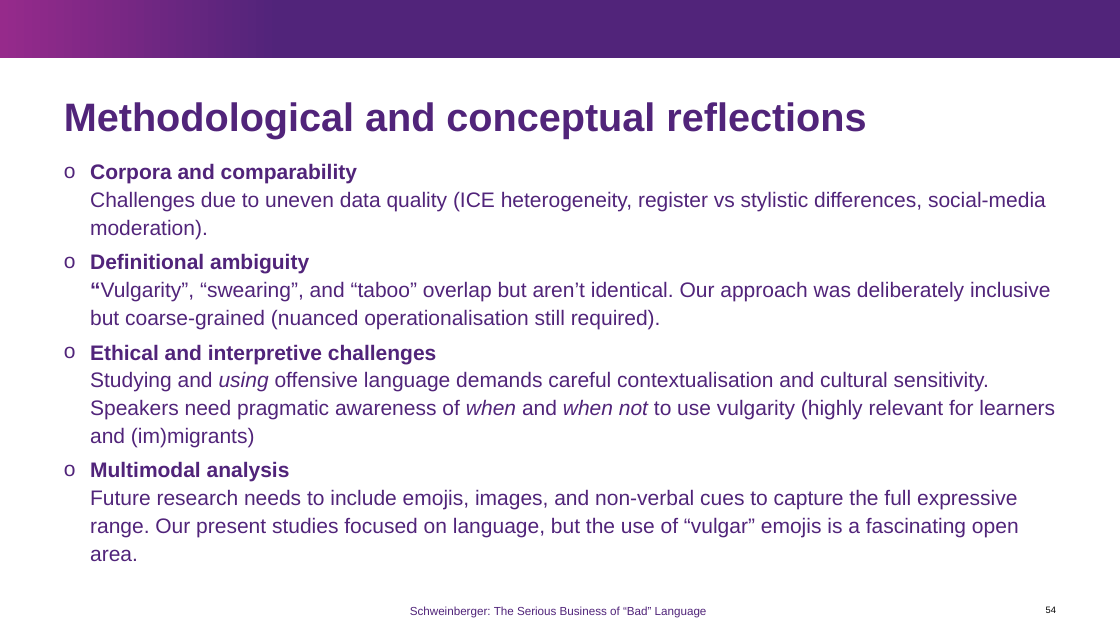
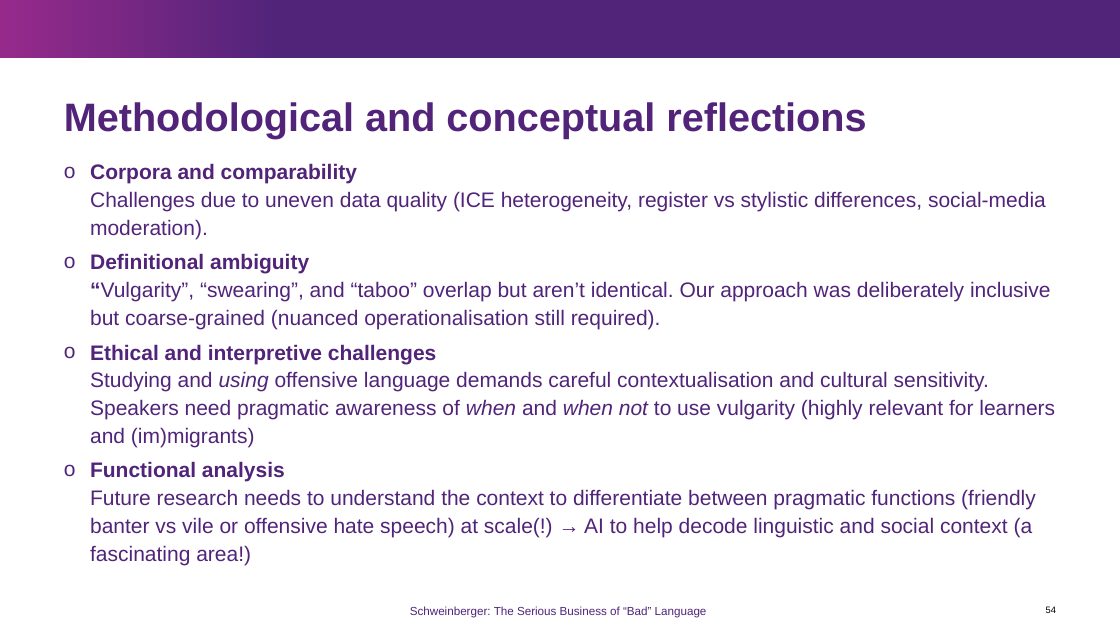
Before and after one commit to MartinSchweinberger/MartinSchweinberger.github.io, a slide deck: slide 54 of resources/UniM_Schweinberger_SeriousBusiness.pptx. Drawn at 1120x630 pixels with LibreOffice and Linux fonts; fonts in the diff are those of the drawing; background and template pictures are left out. Boxes give left, top, right and bottom in pixels: in the first picture for what was removed or moved away, otherwise in the second. Text is boxed around its words. In the diff, an @@ line names an element or a change of style, - is before the commit and + after.

```diff
--- a/resources/UniM_Schweinberger_SeriousBusiness.pptx
+++ b/resources/UniM_Schweinberger_SeriousBusiness.pptx
@@ text at <box>90,461,1036,565</box>: text changed @@
-o Multimodal analysis
-  Future research needs to include emojis, images, and non-verbal cues to capture the full expressive range. Our present studies focused on language, but the use of “vulgar” emojis is a fascinating open area.
+o Functional analysis
+  Future research needs to understand the context to differentiate between pragmatic functions (friendly banter vs vile or offensive hate speech) at scale(!) → AI to help decode linguistic and social context (a fascinating area!)
```
Also in this commit, not shown: 7 other slides changed.
